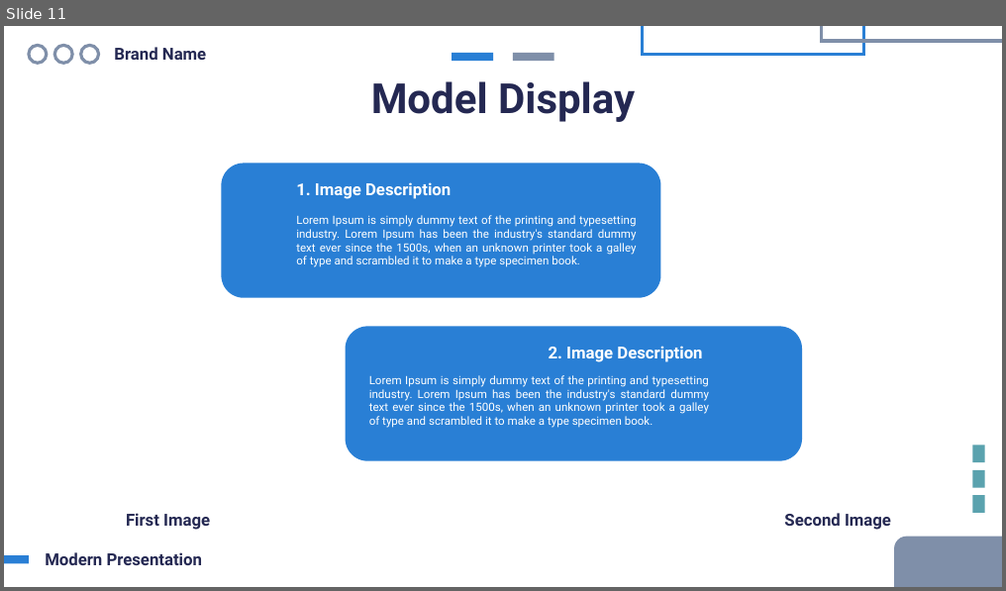
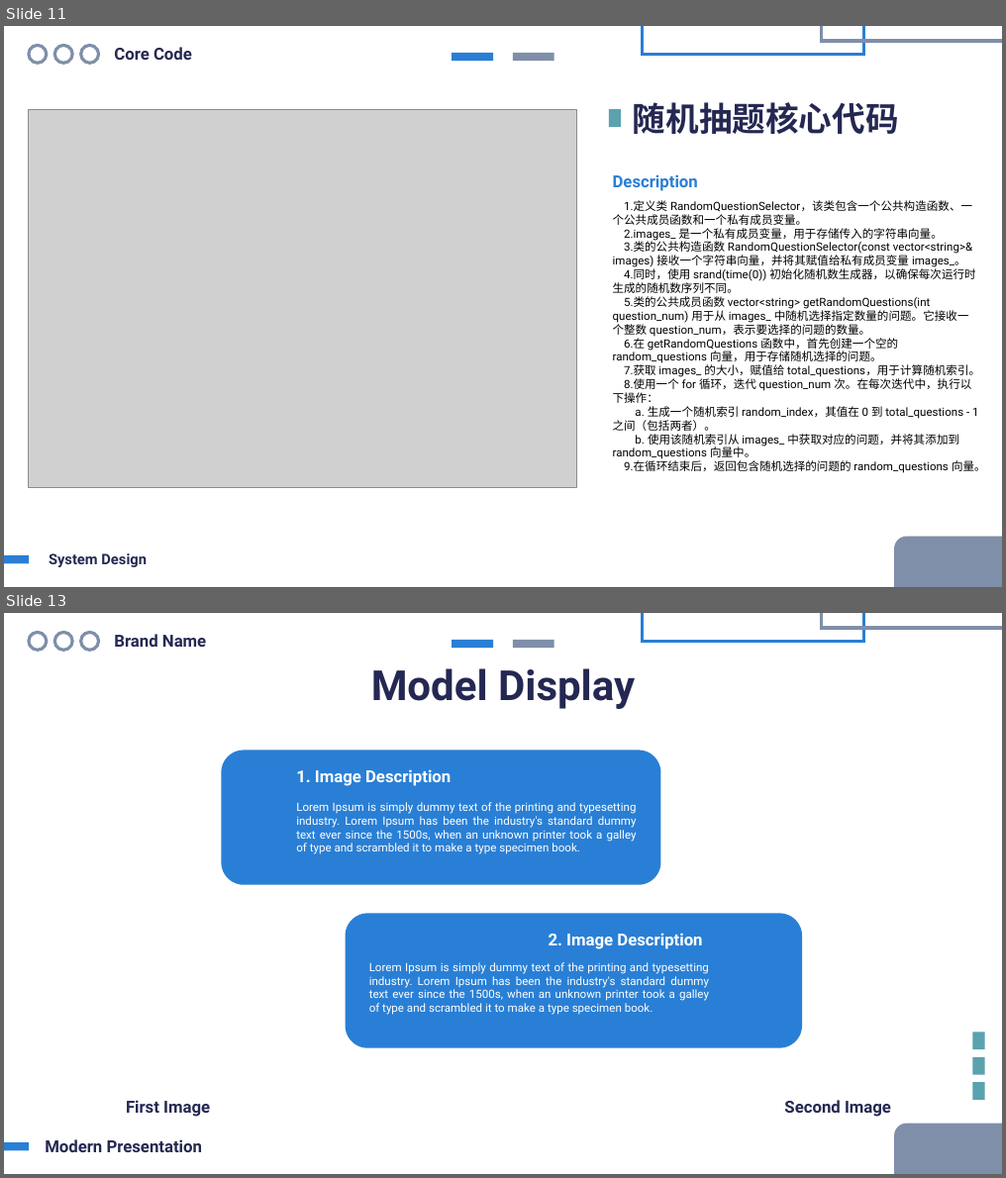
Before and after one commit to HoshiMeisa/Question-Drawing-System, a slide deck: ThesisDefense.pptx. Shown one above the other, each under a label of ours: slide 11 before the commit, slides 11 and 13 after it; the slides between them are not shown. The pictures are 1006x591 and 1006x1178 pixels, drawn with LibreOffice and Linux fonts; fonts in the diff are those of the drawing; grey boxes stand for pictures. Boxes give left, top, right and bottom in pixels: in the first picture for what was removed or moved away, otherwise in the second. Text is boxed around its words. In the diff, an @@ line names an element or a change of style, - is before the commit and + after.

```diff
--- a/ThesisDefense.pptx
+++ b/ThesisDefense.pptx
@@ slide 11 added at [4, 26, 1002, 587], background #FFFFFF @@
@@ ellipse added at [29, 46, 47, 64], outline #7F8FA9 3 pt @@
@@ ellipse added at [54, 46, 73, 64], outline #7F8FA9 3 pt @@
@@ ellipse added at [81, 46, 99, 64], outline #7F8FA9 3 pt @@
@@ text added at [114, 47, 192, 60], 16 pt, text #242852, bold @@
+Core Code
@@ rectangle added at [451, 53, 493, 62], fill #297FD5 @@
@@ rectangle added at [513, 53, 554, 62], fill #7F8FA9 @@
@@ rectangle added at [643, 26, 864, 55], outline #297FD5 3 pt @@
@@ rectangle added at [822, 26, 1002, 41], outline #7F8FA9 3 pt @@
@@ picture added at [29, 109, 576, 487] @@
@@ rectangle added at [609, 109, 621, 127], fill #5AA2AE @@
@@ text added at [633, 102, 899, 134], 32 pt, text #242852, bold @@
+随机抽题核心代码
@@ text added at [613, 200, 986, 473], 11 pt, text #000000 @@
+1.定义类 RandomQuestionSelector，该类包含一个公共构造函数、一个公共成员函数和一个私有成员变量。
+2.images_ 是一个私有成员变量，用于存储传入的字符串向量。
+3.类的公共构造函数 RandomQuestionSelector(const vector<string>& images) 接收一个字符串向量，并将其赋值给私有成员变量 images_。
+4.同时，使用 srand(time(0)) 初始化随机数生成器，以确保每次运行时生成的随机数序列不同。
+5.类的公共成员函数 vector<string> getRandomQuestions(int question_num) 用于从 images_ 中随机选择指定数量的问题。它接收一个整数 question_num，表示要选择的问题的数量。
+6.在 getRandomQuestions 函数中，首先创建一个空的 random_questions 向量，用于存储随机选择的问题。
+7.获取 images_ 的大小，赋值给 total_questions，用于计算随机索引。
+8.使用一个 for 循环，迭代 question_num 次。在每次迭代中，执行以下操作：
+a. 生成一个随机索引 random_index，其值在 0 到 total_questions - 1 之间（包括两者）。
+b. 使用该随机索引从 images_ 中获取对应的问题，并将其添加到 random_questions 向量中。
+9.在循环结束后，返回包含随机选择的问题的 random_questions 向量。
@@ text added at [613, 174, 698, 191], 16 pt, text #297FD5, bold @@
+Description
@@ rectangle added at [4, 556, 28, 565], fill #297FD5 @@
@@ text added at [49, 554, 147, 568], 14 pt, text #242852, bold @@
+System Design
@@ rounded rectangle added at [894, 537, 1002, 587], fill #7F8FA9 @@
@@ what was slide 11 is now slide 13 @@
```
Also in this commit, not shown: 6 slides changed, 2 other slides added, 1 slide removed, 3 other files.
